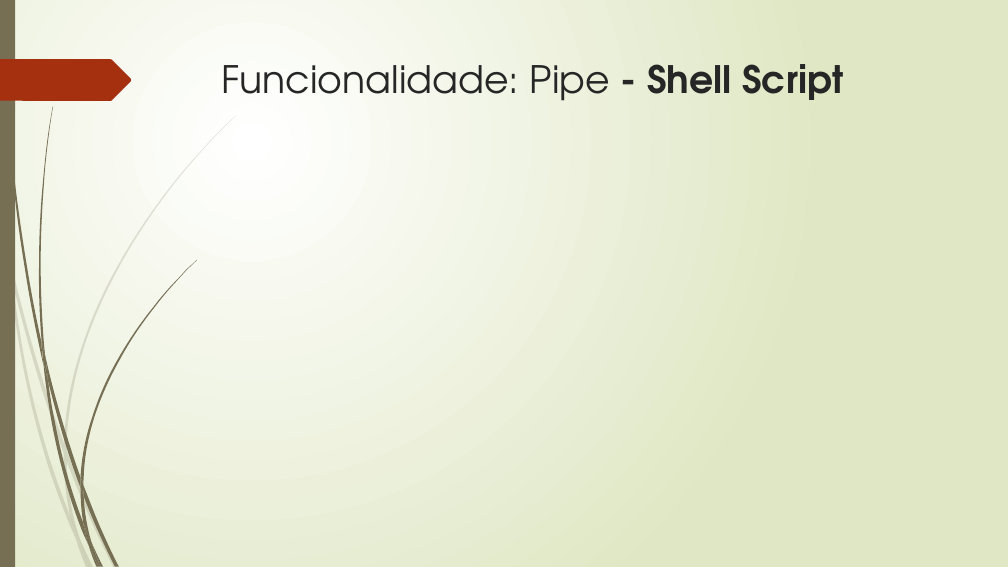
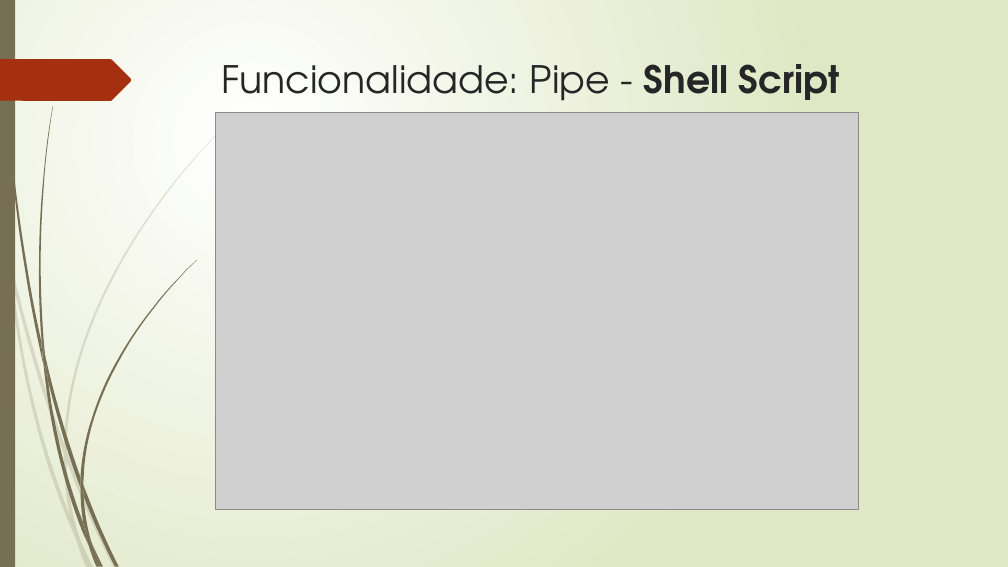
Before and after one commit to martins9/EDL, a slide deck: slide 6 of Tarefa-02/Apresentacao_EDL.pptx. Drawn at 1008x567 pixels with LibreOffice and Linux fonts; fonts in the diff are those of the drawing; grey boxes stand for pictures. Boxes give left, top, right and bottom in pixels: in the first picture for what was removed or moved away, otherwise in the second. Text is boxed around its words. In the diff, an @@ line names an element or a change of style, - is before the commit and + after.

```diff
--- a/Tarefa-02/Apresentacao_EDL.pptx
+++ b/Tarefa-02/Apresentacao_EDL.pptx
@@ title "Funcionalidade: Pipe - Shell Script" at bbox=[222, 64, 840, 101]: bold off in "-" @@
@@ picture added at bbox=[215, 112, 858, 510] @@
```
Also in this commit, not shown: 4 other slides changed, 1 slide added, 2 other files.
